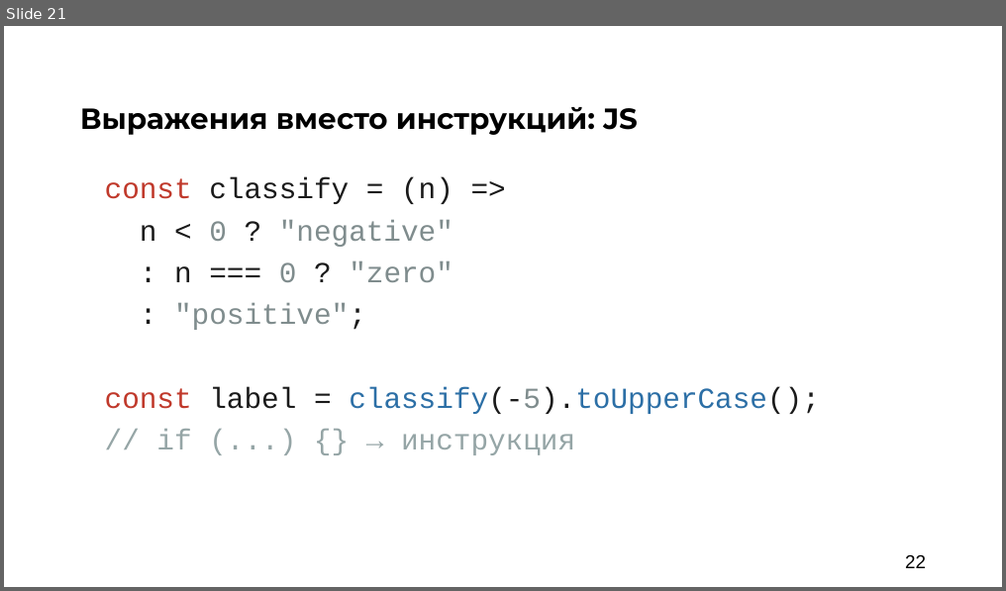
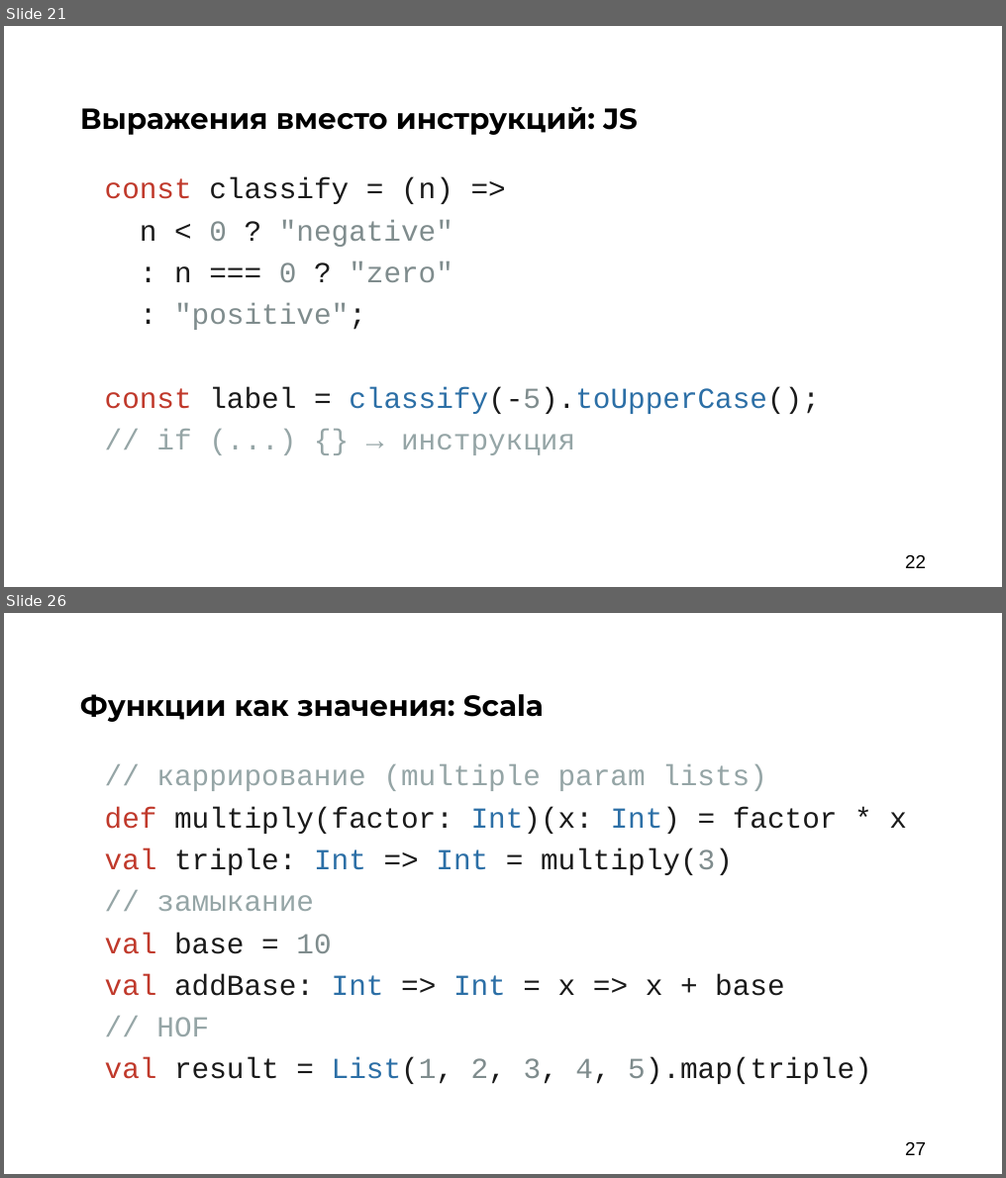
Before and after one commit to argent-smith/presentations, a slide deck: FP_Talk_2026/nastachku/final_presentation.pptx. Shown one above the other, each under a label of ours: slide 21 before the commit, slides 21 and 26 after it; the slides between them are not shown. The pictures are 1006x591 and 1006x1178 pixels, drawn with LibreOffice and Linux fonts; fonts in the diff are those of the drawing; background and template pictures are left out. Boxes give left, top, right and bottom in pixels: in the first picture for what was removed or moved away, otherwise in the second. Text is boxed around its words. In the diff, an @@ line names an element or a change of style, - is before the commit and + after.

```diff
--- a/FP_Talk_2026/nastachku/final_presentation.pptx
+++ b/FP_Talk_2026/nastachku/final_presentation.pptx
@@ slide 26 added at bbox=[4, 613, 1002, 1174], background #FFFFFF @@
@@ text added at bbox=[80, 694, 544, 722], 28 pt, text #000000, bold @@
+Функции как значения: Scala
@@ text added at bbox=[105, 764, 907, 1084], 28 pt, text #1A1A1A @@
+// каррирование (multiple param lists)
+def multiply(factor: Int)(x: Int) = factor * x
+val triple: Int => Int = multiply(3)
+// замыкание
+val base = 10
+val addBase: Int => Int = x => x + base
+// HOF
+val result = List(1, 2, 3, 4, 5).map(triple)
@@ page number added at bbox=[905, 1142, 926, 1156], 18 pt, text #000000 @@
+27
```
Also in this commit, not shown: 1 slide changed, 10 other slides added, 1 other file.
